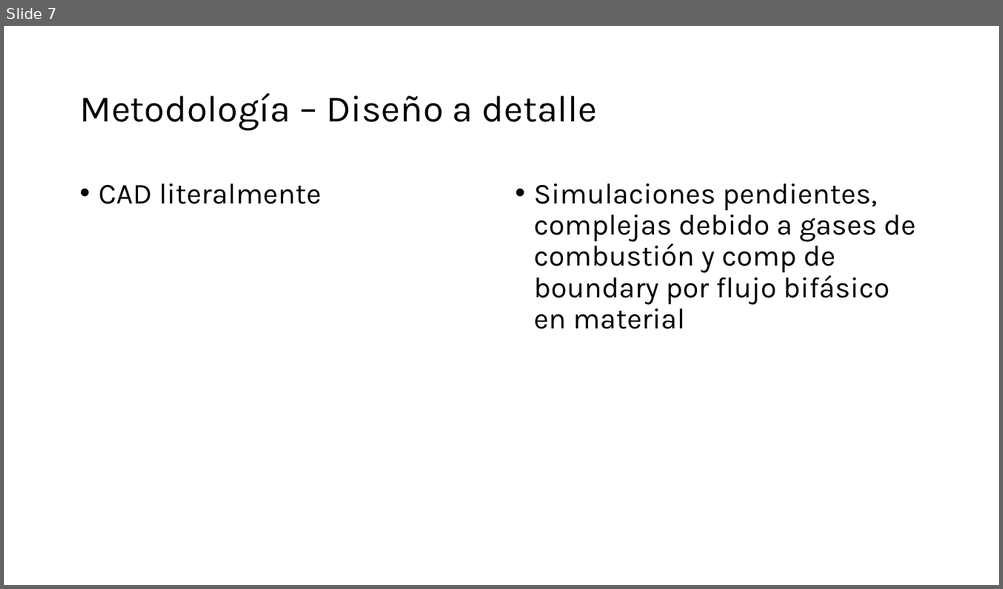
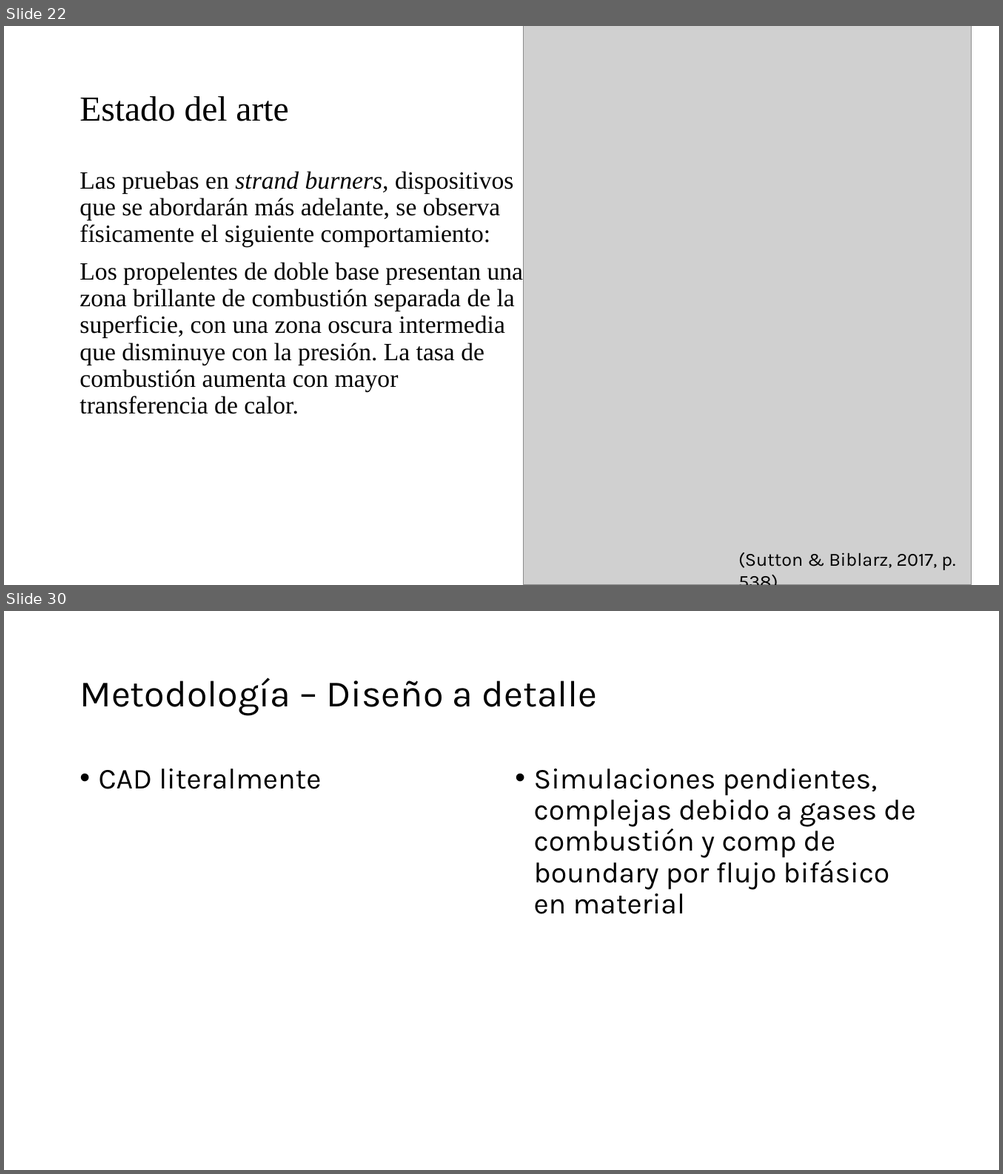
Before and after one commit to Archimedean2345/The-thermal-repository, a slide deck: PFlammam - Lucia V1 rev3/PFlammam - Lucia V1 - technical presentation.pptx. Shown one above the other, each under a label of ours: slide 7 before the commit, slides 22 and 30 after it; the slides between them are not shown. The pictures are 1003x589 and 1003x1174 pixels, drawn with LibreOffice and Linux fonts; fonts in the diff are those of the drawing; grey boxes stand for pictures. Boxes give left, top, right and bottom in pixels: in the first picture for what was removed or moved away, otherwise in the second. Text is boxed around its words. In the diff, an @@ line names an element or a change of style, - is before the commit and + after.

```diff
--- a/PFlammam - Lucia V1 rev3/PFlammam - Lucia V1 - technical presentation.pptx
+++ b/PFlammam - Lucia V1 rev3/PFlammam - Lucia V1 - technical presentation.pptx
@@ slide 22 added at [4,26,999,585], background #FFFFFF @@
@@ picture added at [523,26,971,585] @@
@@ title added at [79,96,288,121], 34 pt, text #000000 @@
+Estado del arte
@@ text added at [79,171,523,414], 24 pt, text #000000 @@
+Las pruebas en strand burners, dispositivos que se abordarán más adelante, se observa físicamente el siguiente comportamiento:
+Los propelentes de doble base presentan una zona brillante de combustión separada de la superficie, con una zona oscura intermedia que disminuye con la presión. La tasa de combustión aumenta con mayor transferencia de calor.
@@ text added at [738,553,955,571], 18 pt, text #000000 @@
+(Sutton & Biblarz, 2017, p. 538)
@@ what was slide 7 is now slide 30 @@
```
Also in this commit, not shown: 4 slides changed, 22 other slides added, 4 other files.
